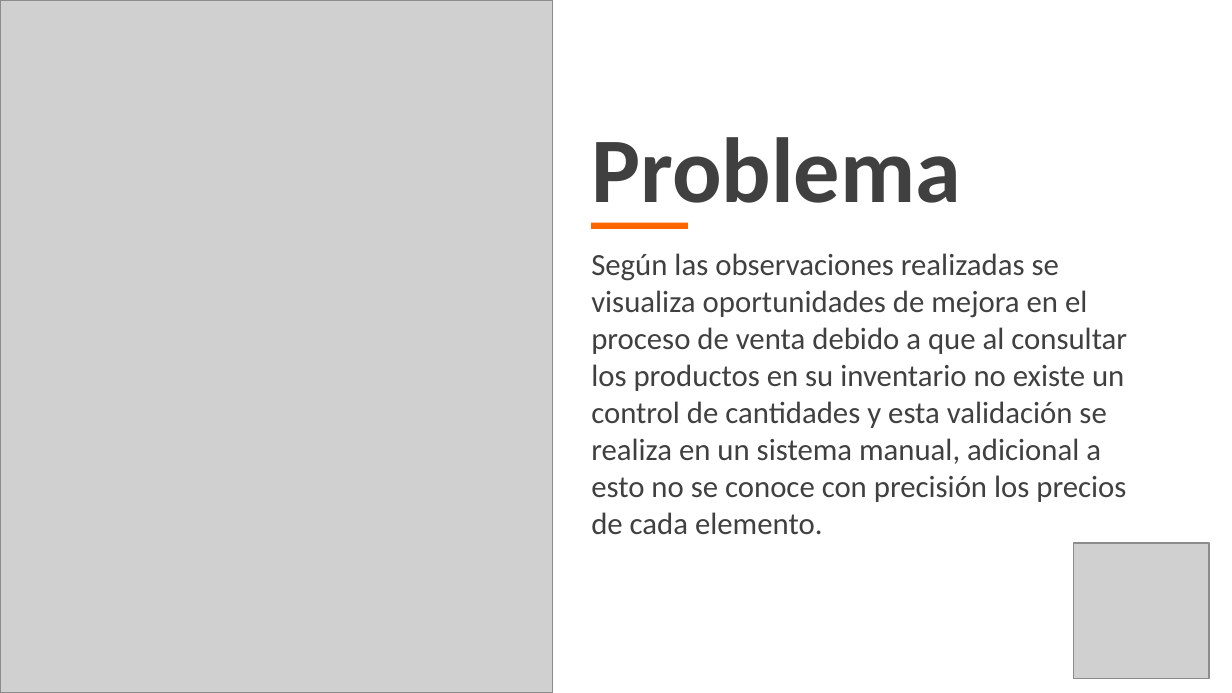
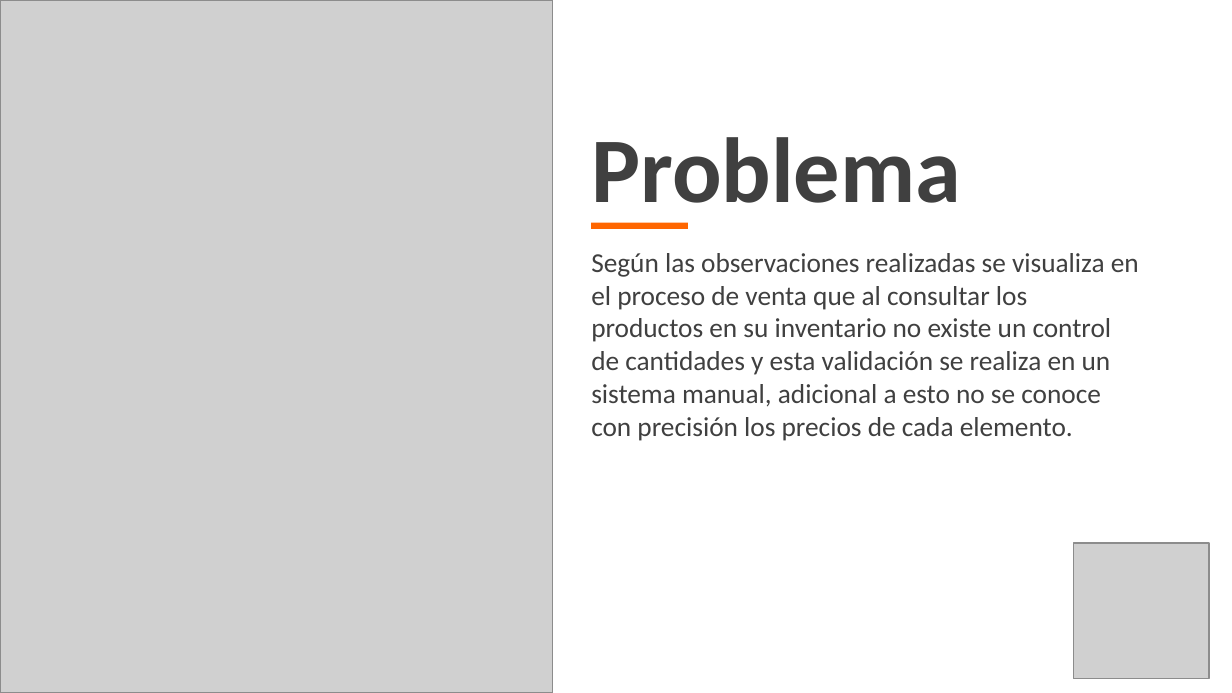
Before and after one commit to bsgaleano20/proyecto_tec_adsi, a slide deck: slide 4 of app/app_documentacion/1er_trim/1_1_1_presentacion_proyecto.pptx. Drawn at 1232x693 pixels with LibreOffice and Linux fonts; fonts in the diff are those of the drawing; grey boxes stand for pictures; background and template pictures are left out. Boxes give left, top, right and bottom in pixels: in the first picture for what was removed or moved away, otherwise in the second. Text is boxed around its words. In the diff, an @@ line names an element or a change of style, - is before the commit and + after.

```diff
--- a/app/app_documentacion/1er_trim/1_1_1_presentacion_proyecto.pptx
+++ b/app/app_documentacion/1er_trim/1_1_1_presentacion_proyecto.pptx
@@ text at <box>591,253,1139,441</box>: text changed; size 18 to 16 pt @@
-Según las observaciones realizadas se visualiza oportunidades de mejora en el proceso de venta debido a que al consultar los productos en su inventario no existe un control de cantidades y esta validación se realiza en un sistema manual, adicional a esto no se conoce con precisión los precios de cada elemento.
+Según las observaciones realizadas se visualiza en el proceso de venta que al consultar los productos en su inventario no existe un control de cantidades y esta validación se realiza en un sistema manual, adicional a esto no se conoce con precisión los precios de cada elemento.
```
Also in this commit, not shown: 4 other slides changed, 1 slide added, 3 other files.
